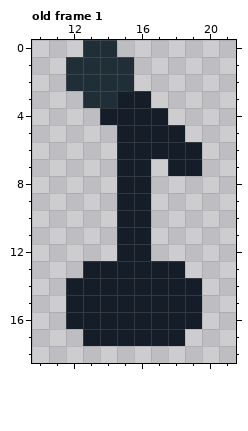
Edited in one commit: pixel-art file (Assets/Tiles/Listener/Microphone.ase). The picture above was drawn from the file before the commit.
32x32 pixels, 1 frame. Shown: old frame 1: x 10..21, y 0..18.
The same view after the edit:
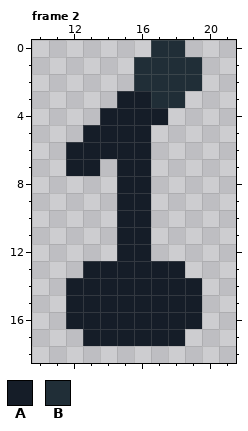
Palette (. is transparent): A #151d28  B #202e37
A new or re-ordered frame is compared with the old frame closest to it.
From old to new:
frames 1 -> 2
--- frame 2 is new; against old frame 1
@@ x 10..21 @@
- 0 ...BB.......
- 1 ..BBBB......
- 2 ..BBBB......
- 3 ...BBAA.....
+ 0 .......BB...
+ 1 ......BBBB..
+ 2 ......BBBB..
+ 3 .....AABB...
  4 ....AAAA....
- 5 .....AAAA...
- 6 .....AAAAA..
- 7 .....AA.AA..
+ 5 ...AAAA.....
+ 6 ..AAAAA.....
+ 7 ..AA.AA.....
  8 .....AA.....
Boxes around the changes in both pictures, in picture pixels (x1, y1, x2, y2):
changed: (66, 40, 202, 176)
